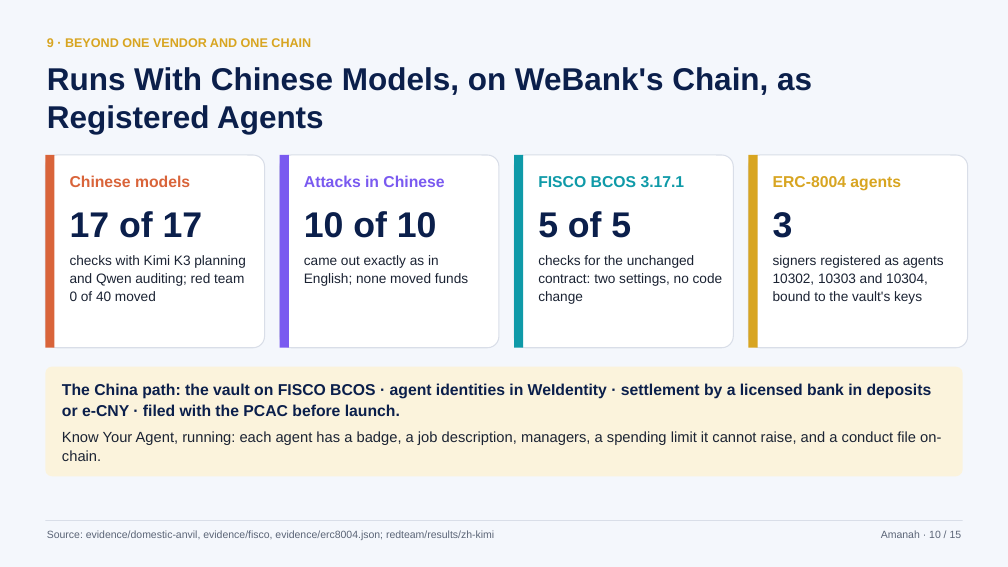
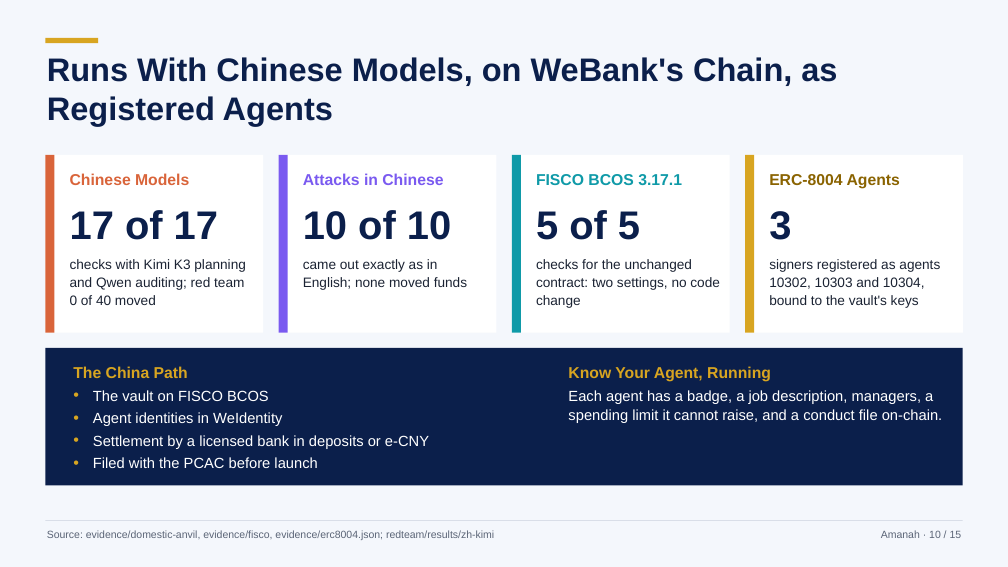
Before and after one commit to hafizmnazman/amanah-wallet, a slide deck: slide 10 of docs/deck/amanah-deck.pptx. Drawn at 1008x567 pixels with LibreOffice and Linux fonts; fonts in the diff are those of the drawing. Boxes give left, top, right and bottom in pixels: in the first picture for what was removed or moved away, otherwise in the second. Text is boxed around its words. In the diff, an @@ line names an element or a change of style, - is before the commit and + after.

```diff
--- a/docs/deck/amanah-deck.pptx
+++ b/docs/deck/amanah-deck.pptx
@@ text "Runs With Chinese Models, on ...": place and size @@
-text "Runs With Chinese Models, on ..." at box(47, 67, 812, 134)
+text "Runs With Chinese Models, on ..." at box(47, 57, 837, 126)
@@ text "Runs With Chinese Models, on ..." at box(47, 57, 837, 126): size 30 to 31 pt; line spacing 1 to 0.98 @@
@@ rectangle added at box(45, 38, 98, 43), fill #D8A521 @@
@@ text removed at box(47, 38, 311, 47) @@
-9 · BEYOND ONE VENDOR AND ONE CHAIN
@@ rectangle: place and size @@
-rectangle at box(45, 155, 54, 348)
+rectangle at box(45, 155, 54, 333)
@@ rectangle: place and size @@
-rectangle at box(45, 155, 265, 348)
+rectangle at box(45, 155, 263, 333)
@@ text at box(70, 173, 189, 185): text changed @@
-Chinese models
+Chinese Models
@@ rectangle: place and size @@
-rectangle at box(280, 155, 289, 348)
+rectangle at box(279, 155, 288, 333)
@@ rectangle: place and size @@
-rectangle at box(280, 155, 499, 348)
+rectangle at box(279, 155, 497, 333)
@@ rectangle: place and size @@
-rectangle at box(514, 155, 523, 348)
+rectangle at box(512, 155, 521, 333)
@@ rectangle: place and size @@
-rectangle at box(514, 155, 734, 348)
+rectangle at box(512, 155, 730, 333)
@@ rectangle: place and size @@
-rectangle at box(749, 155, 758, 348)
+rectangle at box(746, 155, 755, 333)
@@ rounded rectangle to rectangle; outline #D9DEE8 1 pt to none in 4 elements at box(45, 155, 263, 333), box(279, 155, 497, 333), box(512, 155, 730, 333), box(746, 155, 963, 333) @@
@@ rectangle: place and size @@
-rectangle at box(749, 155, 968, 348)
+rectangle at box(746, 155, 963, 333)
@@ text at box(769, 174, 900, 189): text changed; text colour #D8A521 to #8A6300 @@
-ERC-8004 agents
+ERC-8004 Agents
@@ text at box(70, 210, 218, 240): size 34 to 38 pt in "17 of 17" @@
@@ text at box(303, 210, 451, 240): size 34 to 38 pt in "10 of 10" @@
@@ text at box(536, 210, 640, 240): size 34 to 38 pt in "5 of 5" @@
@@ text at box(769, 211, 791, 240): size 34 to 38 pt in "3" @@
@@ rectangle: place and size @@
-rectangle at box(45, 367, 963, 476)
+rectangle at box(45, 348, 963, 485)
@@ rectangle at box(45, 348, 963, 485): rounded rectangle to rectangle; fill #FBF3DC to #0B1F4B @@
@@ text "The China Path" at box(73, 366, 429, 468): vertical alignment middle to top @@
@@ text at box(73, 366, 429, 468): text changed; size 15 to 14 pt; text colour #0B1F4B to #FFFFFF; bold off @@
-The China path: the vault on FISCO BCOS · agent identities in WeIdentity · settlement by a licensed bank in deposits or e-CNY · filed with the PCAC before launch.
-Know Your Agent, running: each agent has a badge, a job description, managers, a spending limit it cannot raise, and a conduct file on-chain.
+The China Path
+• The vault on FISCO BCOS
+• Agent identities in WeIdentity
+• Settlement by a licensed bank in deposits or e-CNY
+• Filed with the PCAC before launch
@@ text added at box(568, 366, 943, 423), 14 pt, text #FFFFFF @@
+Know Your Agent, Running
+Each agent has a badge, a job description, managers, a spending limit it cannot raise, and a conduct file on-chain.
```
Also in this commit, not shown: 14 other slides changed, 2 other files.
